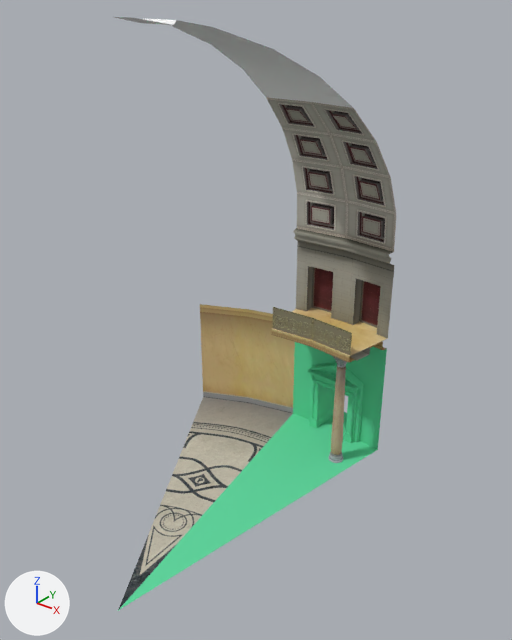
The OBJ model 3D Obj/Spawn_4.obj: old version first, new version second.
Both versions are drawn from a 50 mm camera at (5.33, -1.45, 9.34) aimed at (-1.92, 7.61, 3.73). Every picture has the same lights, and +X, +Y and +Z are marked at lower left. Where no turn or scale is listed for an object, it has been applied to the vertices. Vertices at the same position are counted once.

In view in the first picture: 'Spawn_4'.
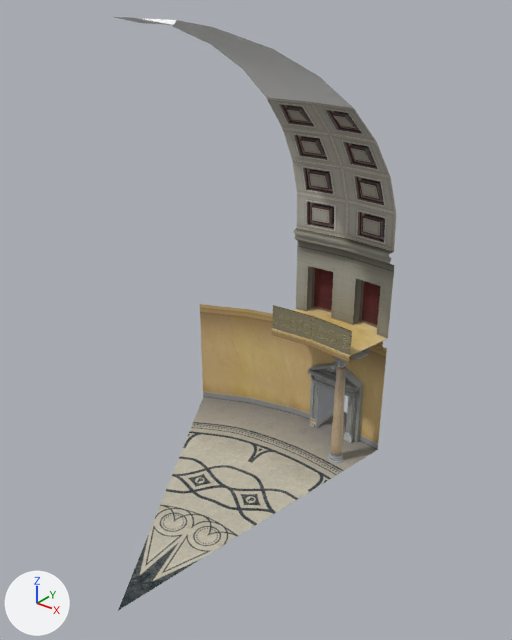
Where the change shows, as pixel boxes (x1, y1, x2, y2) in the pictures (512 x 640 px):
```json
{"part": 1, "of": "me_spawn_4", "change": "recoloured", "before": [119, 342, 387, 610], "after": [119, 342, 387, 610], "on screen": "green to grey"}
```

Scene script edits in JSON lines:
```json
{"block": "me_spawn_4", "where": "me_spawn_4.from_pydata(...)  # 882 vertices, 1649 faces; spans x -5.02..-0.57, y 3.69..11.02, z 0.0..8.89"}
{"block": "me_spawn_4", "where": "# used by ob_spawn_4; location = (0.0, 0.0, 0.0)"}
{"block": "me_spawn_4", "change": "me_spawn_4 part 1: all 503 faces that had it switch from mat_wire_027177088 (green #5cd99f) to mat_material__30 (picture img_spawn_floor_5_jpg)"}
```
